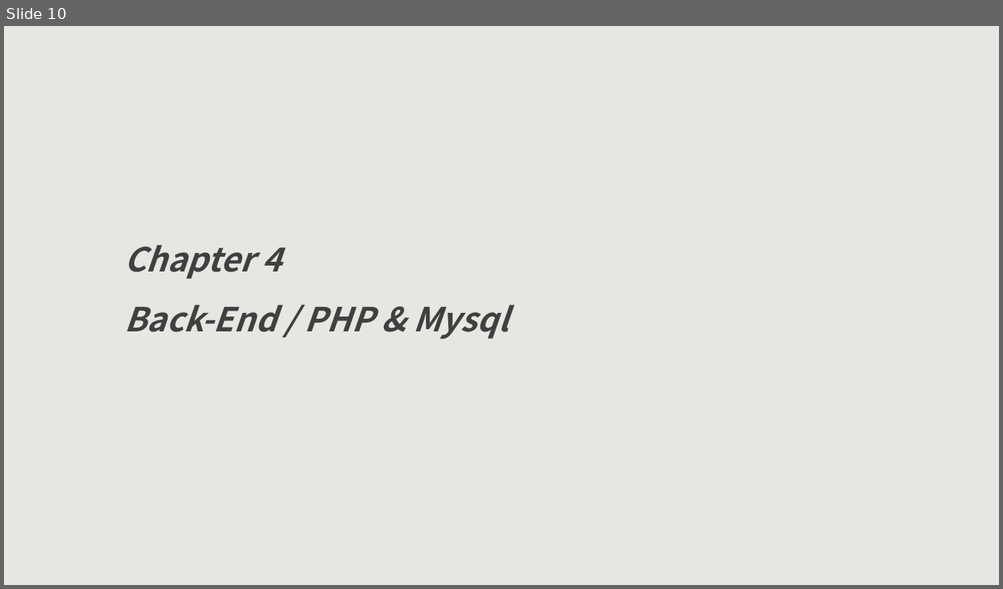
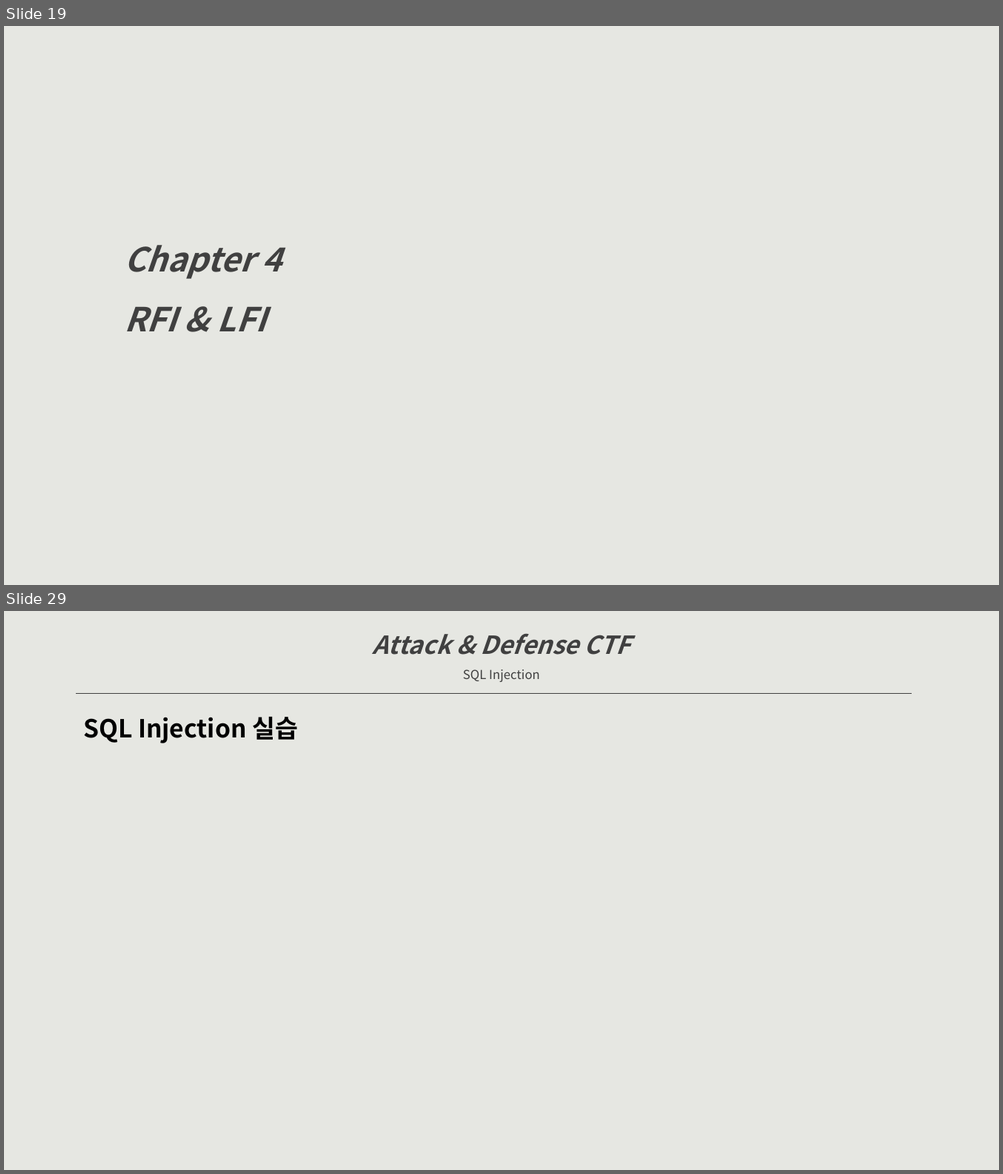
Before and after one commit to raxkson/kisec, a slide deck: Doc/Attack&Defense CTF-secu.pptx. Shown one above the other, each under a label of ours: slide 10 before the commit, slides 19 and 29 after it; the slides between them are not shown. The pictures are 1003x589 and 1003x1174 pixels, drawn with LibreOffice and Linux fonts; fonts in the diff are those of the drawing. Boxes give left, top, right and bottom in pixels: in the first picture for what was removed or moved away, otherwise in the second. Text is boxed around its words. In the diff, an @@ line names an element or a change of style, - is before the commit and + after.

```diff
--- a/Doc/Attack&Defense CTF-secu.pptx
+++ b/Doc/Attack&Defense CTF-secu.pptx
@@ slide 29 added at bbox=[4, 611, 999, 1170], background #E6E7E2 @@
@@ text added at bbox=[373, 633, 630, 682], 24 pt, text #404040, bold, italic @@
+Attack & Defense CTF
+SQL Injection
@@ line added from (77, 694) to (912, 694), #404040 0.5 pt @@
@@ text added at bbox=[83, 717, 298, 743], 24 pt, text #000000, bold @@
+SQL Injection 실습
@@ what was slide 10 is now slide 19 @@
@@ slide 19 changed as well @@
@@ text at bbox=[124, 307, 266, 332]: text changed @@
-Back-End / PHP & Mysql
+RFI & LFI
```
Also in this commit, not shown: 4 other slides changed, 36 other slides added, 5 slides removed.
